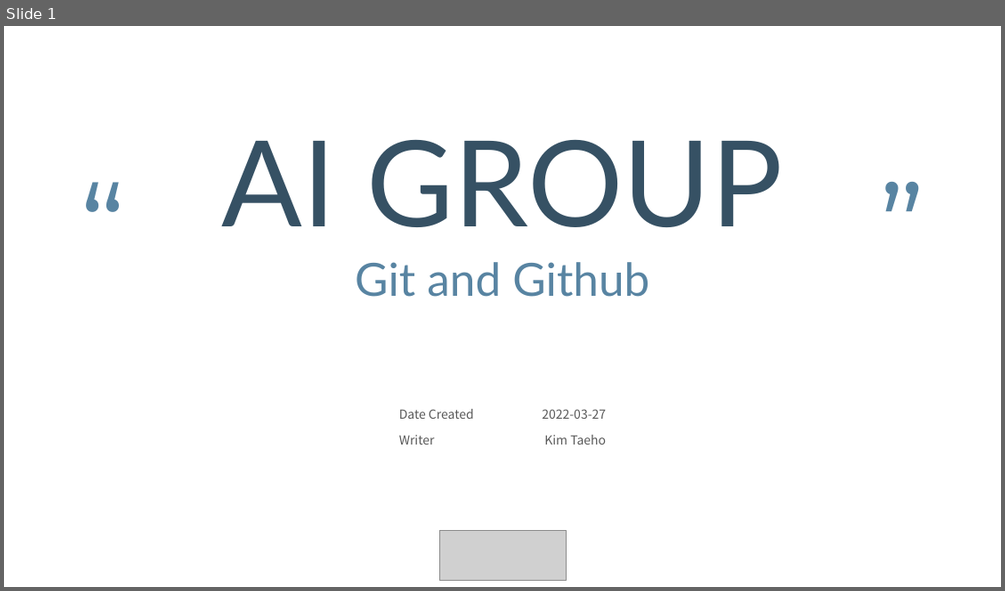
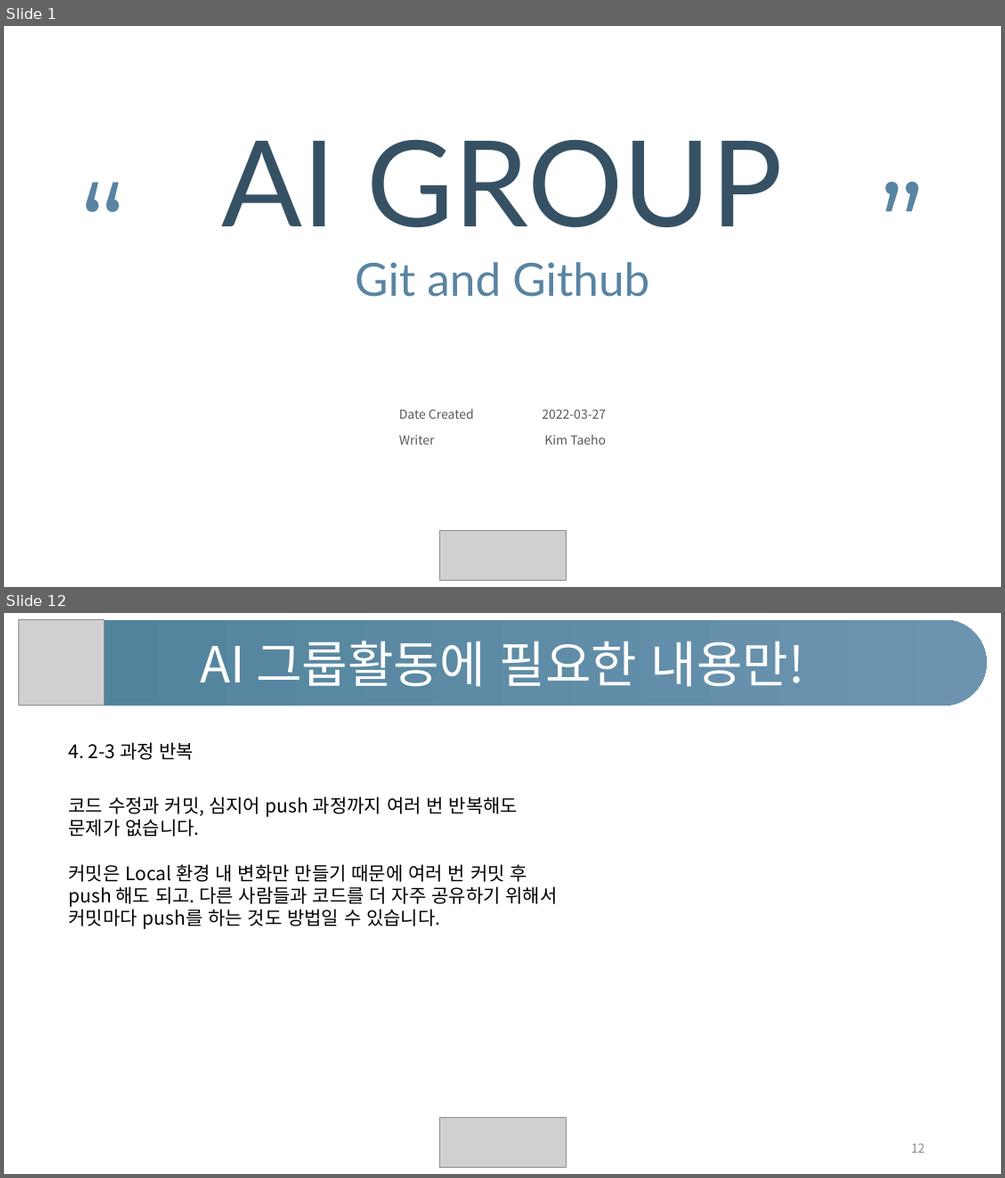
Before and after one commit to 2022-Semtle/AI, a slide deck: slide/public/20220327-Git-and-Github.pptx. Shown one above the other, each under a label of ours: slide 1 before the commit, slides 1 and 12 after it; the slides between them are not shown. The pictures are 1005x591 and 1005x1178 pixels, drawn with LibreOffice and Linux fonts; fonts in the diff are those of the drawing; grey boxes stand for pictures. Boxes give left, top, right and bottom in pixels: in the first picture for what was removed or moved away, otherwise in the second. Text is boxed around its words. In the diff, an @@ line names an element or a change of style, - is before the commit and + after.

```diff
--- a/slide/public/20220327-Git-and-Github.pptx
+++ b/slide/public/20220327-Git-and-Github.pptx
@@ slide 12 added at (4, 613, 1001, 1174), background #FFFFFF @@
@@ rounded rectangle added at (18, 620, 987, 705), fill gradient #50829B to #6C94B0, 48 pt, text #FFFFFF @@
+AI 그룹활동에 필요한 내용만!
@@ picture added at (18, 620, 104, 705) @@
@@ text added at (69, 742, 194, 760), 18 pt, text #000000 @@
+4. 2-3 과정 반복
@@ text added at (69, 796, 558, 929), 18 pt, text #000000 @@
+코드 수정과 커밋, 심지어 push 과정까지 여러 번 반복해도 문제가 없습니다.
+커밋은 Local 환경 내 변화만 만들기 때문에 여러 번 커밋 후 push 해도 되고. 다른 사람들과 코드를 더 자주 공유하기 위해서 커밋마다 push를 하는 것도 방법일 수 있습니다.
@@ picture added at (439, 1118, 566, 1167) @@
@@ page number added at (911, 1143, 925, 1152), 12 pt, text #8C8C8C @@
+12
```
Also in this commit, not shown: 17 other slides added, 1 slide removed.
